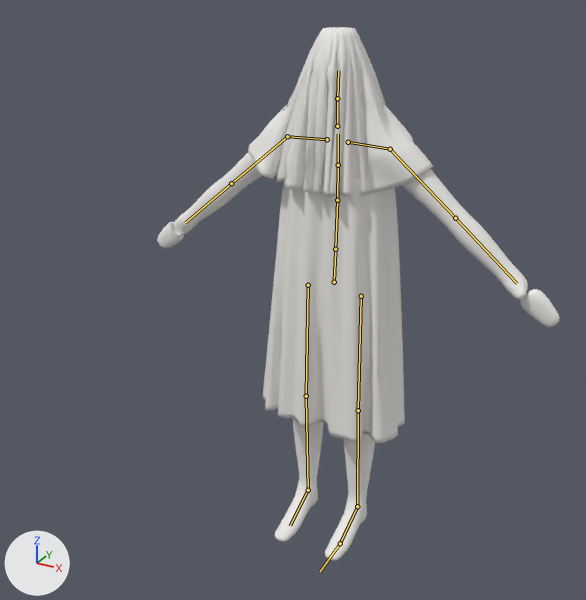
The FBX model TallerFinal/Assets/_Project/Art/Models/Character/SN-01_Sonador.fbx, before and after one commit.
One viewpoint serves both versions: a 50 mm camera at (1.048, -2.18, 1.946) aimed at (-0.037, -0.209, 0.96). Lighting does not change. The marker at lower left points along +X, +Y and +Z. The older version comes first. The bones that change, and the others that lie on the model, are drawn over the model as lines.

The first picture shows 'SN_Body', 'SN_Tunic', 'SN_Veil'.
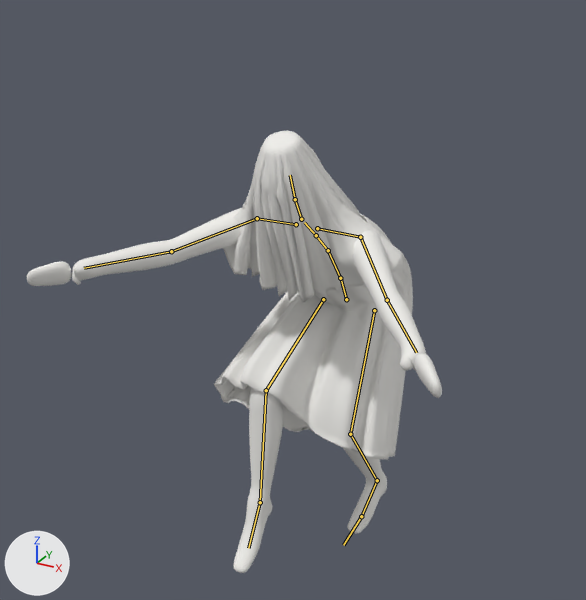
The newer file adds an action. The first version stands in its rest pose; the second is drawn at frame 26 of the action 'Stumble'.

Boxes [x1, y1, x2, y2] around the edits, measured in the pictures (586 x 600 px):
'SN_Tunic', posed (40% wider, 9% shorter): before [263, 174, 405, 443]; after [214, 214, 413, 460]
'SN_Veil', posed: before [248, 27, 433, 196]; after [223, 131, 404, 302]
'SN_Body', posed: before [157, 153, 559, 561]; after [27, 208, 442, 573]
bone 'Hips', root to tip: before (334, 282) to (335, 251); after (346, 299) to (341, 279)
bone 'Spine', root to tip: before (335, 249) to (337, 200); after (340, 278) to (328, 250)
bone 'Chest', root to tip: before (337, 200) to (338, 165); after (328, 250) to (316, 235)
bone 'UpperChest', root to tip: before (338, 165) to (338, 134); after (316, 235) to (304, 222)
bone 'Neck', root to tip: before (337, 126) to (337, 98); after (301, 219) to (295, 199)
bone 'Head', root to tip: before (337, 98) to (338, 70); after (295, 199) to (290, 175)
bone 'LeftUpperArm', root to tip: before (390, 149) to (455, 218); after (360, 237) to (387, 300)
bone 'LeftLowerArm', root to tip: before (455, 218) to (517, 283); after (387, 300) to (416, 352)
bone 'RightUpperArm', root to tip: before (287, 136) to (231, 183); after (257, 218) to (171, 251)
bone 'RightLowerArm', root to tip: before (231, 183) to (185, 222); after (171, 251) to (84, 268)
bone 'LeftUpperLeg', root to tip: before (361, 296) to (358, 410); after (374, 310) to (350, 434)
bone 'LeftLowerLeg', root to tip: before (358, 410) to (357, 506); after (350, 434) to (377, 480)
bone 'LeftFoot', root to tip: before (357, 506) to (340, 543); after (377, 480) to (361, 516)
bone 'RightUpperLeg', root to tip: before (308, 285) to (306, 396); after (323, 299) to (266, 390)
bone 'RightLowerLeg', root to tip: before (306, 396) to (308, 490); after (266, 390) to (260, 502)
bone 'RightFoot', root to tip: before (308, 490) to (290, 525); after (260, 502) to (248, 548)

Edits to the bpy script that builds the scene:
```text
Change bone_hips:
    where bone_hips = bpy.data.objects['SN_Armature'].pose.bones['Hips']
    bone_hips.location: (0.0, 0.0, 0.0) -> (0.0, -0.095, -0.104)
    bone_hips.rotation_quaternion: (1.0, 0.0, 0.0, 0.0) -> (0.965, 0.264, 0.0, 0.0)  # degrees (0, 0, 0) -> degrees (31, 0, 0)
Change bone_spine:
    where bone_spine = bpy.data.objects['SN_Armature'].pose.bones['Spine']  # child of 'Hips'
    bone_spine.rotation_quaternion: (1.0, 0.0, 0.0, 0.0) -> (0.997, 0.08, 0.0, 0.0)  # degrees (0, 0, 0) -> degrees (9, 0, 0)
Change bone_chest:
    where bone_chest = bpy.data.objects['SN_Armature'].pose.bones['Chest']  # child of 'Spine'
    bone_chest.rotation_quaternion: (1.0, 0.0, 0.0, 0.0) -> (0.997, 0.072, -0.004, 0.0)  # degrees (0, 0, 0) -> degrees (8, 0, 0)
Change bone_upperchest:
    where bone_upperchest = bpy.data.objects['SN_Armature'].pose.bones['UpperChest']  # child of 'Chest'
    bone_upperchest.rotation_quaternion: (1.0, 0.0, 0.0, 0.0) -> (1.0, -0.024, 0.0, 0.0)  # degrees (0, 0, 0) -> degrees (-3, 0, 0)
Change bone_neck:
    where bone_neck = bpy.data.objects['SN_Armature'].pose.bones['Neck']  # child of 'UpperChest'
    bone_neck.rotation_quaternion: (1.0, 0.0, 0.0, 0.0) -> (0.987, -0.163, 0.0, 0.001)  # degrees (0, 0, 0) -> degrees (-19, 0, 0)
Change bone_head:
    where bone_head = bpy.data.objects['SN_Armature'].pose.bones['Head']  # child of 'Neck'
    bone_head.rotation_quaternion: (1.0, 0.0, 0.0, 0.0) -> (0.999, -0.038, 0.0, 0.001)  # degrees (0, 0, 0) -> degrees (-4, 0, 0)
Change bone_leftupperarm:
    where bone_leftupperarm = bpy.data.objects['SN_Armature'].pose.bones['LeftUpperArm']  # child of 'LeftShoulder'
    bone_leftupperarm.rotation_quaternion: (1.0, 0.0, 0.0, 0.0) -> (0.797, 0.404, 0.0, -0.449)  # degrees (0, 0, 0) -> degrees (44, 21, -50)
Change bone_leftlowerarm:
    where bone_leftlowerarm = bpy.data.objects['SN_Armature'].pose.bones['LeftLowerArm']  # child of 'LeftUpperArm'
    bone_leftlowerarm.rotation_quaternion: (1.0, 0.0, 0.0, 0.0) -> (0.995, 0.102, 0.0, 0.016)  # degrees (0, 0, 0) -> degrees (12, 0, 2)
Change bone_rightupperarm:
    where bone_rightupperarm = bpy.data.objects['SN_Armature'].pose.bones['RightUpperArm']  # child of 'RightShoulder'
    bone_rightupperarm.rotation_quaternion: (1.0, 0.0, 0.0, 0.0) -> (0.788, 0.42, 0.0, 0.45)  # degrees (0, 0, 0) -> degrees (46, -22, 50)
Change bone_rightlowerarm:
    where bone_rightlowerarm = bpy.data.objects['SN_Armature'].pose.bones['RightLowerArm']  # child of 'RightUpperArm'
    bone_rightlowerarm.rotation_quaternion: (1.0, 0.0, 0.0, 0.0) -> (0.995, 0.101, 0.0, -0.021)  # degrees (0, 0, 0) -> degrees (12, 0, -2)
Change bone_leftupperleg:
    where bone_leftupperleg = bpy.data.objects['SN_Armature'].pose.bones['LeftUpperLeg']  # child of 'Hips'
    bone_leftupperleg.rotation_quaternion: (1.0, 0.0, 0.0, 0.0) -> (0.886, 0.465, 0.0, 0.007)  # degrees (0, 0, 0) -> degrees (55, 0, 1)
Change bone_leftlowerleg:
    where bone_leftlowerleg = bpy.data.objects['SN_Armature'].pose.bones['LeftLowerLeg']  # child of 'LeftUpperLeg'
    bone_leftlowerleg.rotation_quaternion: (1.0, 0.0, 0.0, 0.0) -> (0.88, -0.475, 0.0, 0.0)  # degrees (0, 0, 0) -> degrees (-57, 0, 0)
Change bone_leftfoot:
    where bone_leftfoot = bpy.data.objects['SN_Armature'].pose.bones['LeftFoot']  # child of 'LeftLowerLeg'
    bone_leftfoot.rotation_quaternion: (1.0, 0.0, 0.0, 0.0) -> (0.972, 0.236, 0.0, 0.002)  # degrees (0, 0, 0) -> degrees (27, 0, 0)
Change bone_rightupperleg:
    where bone_rightupperleg = bpy.data.objects['SN_Armature'].pose.bones['RightUpperLeg']  # child of 'Hips'
    bone_rightupperleg.rotation_quaternion: (1.0, 0.0, 0.0, 0.0) -> (0.659, 0.752, 0.0, -0.009)  # degrees (0, 0, 0) -> degrees (98, 1, -1)
Change bone_rightlowerleg:
    where bone_rightlowerleg = bpy.data.objects['SN_Armature'].pose.bones['RightLowerLeg']  # child of 'RightUpperLeg'
    bone_rightlowerleg.rotation_quaternion: (1.0, 0.0, 0.0, 0.0) -> (0.868, -0.496, 0.0, -0.002)  # degrees (0, 0, 0) -> degrees (-60, 0, 0)
Change bone_rightfoot:
    where bone_rightfoot = bpy.data.objects['SN_Armature'].pose.bones['RightFoot']  # child of 'RightLowerLeg'
    bone_rightfoot.rotation_quaternion: (1.0, 0.0, 0.0, 0.0) -> (0.934, -0.358, 0.0, 0.01)  # degrees (0, 0, 0) -> degrees (-42, 0, 1)
```
